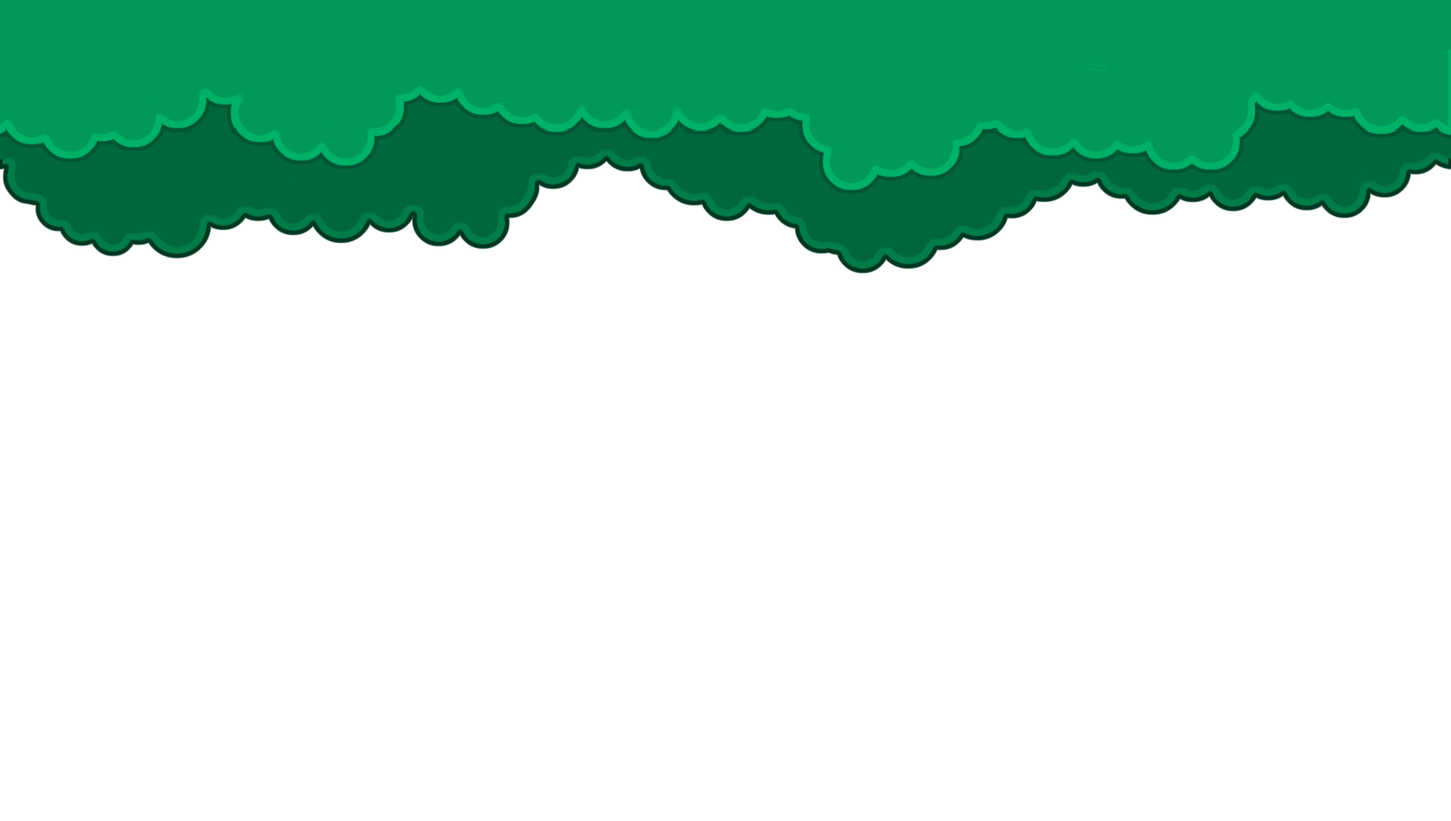
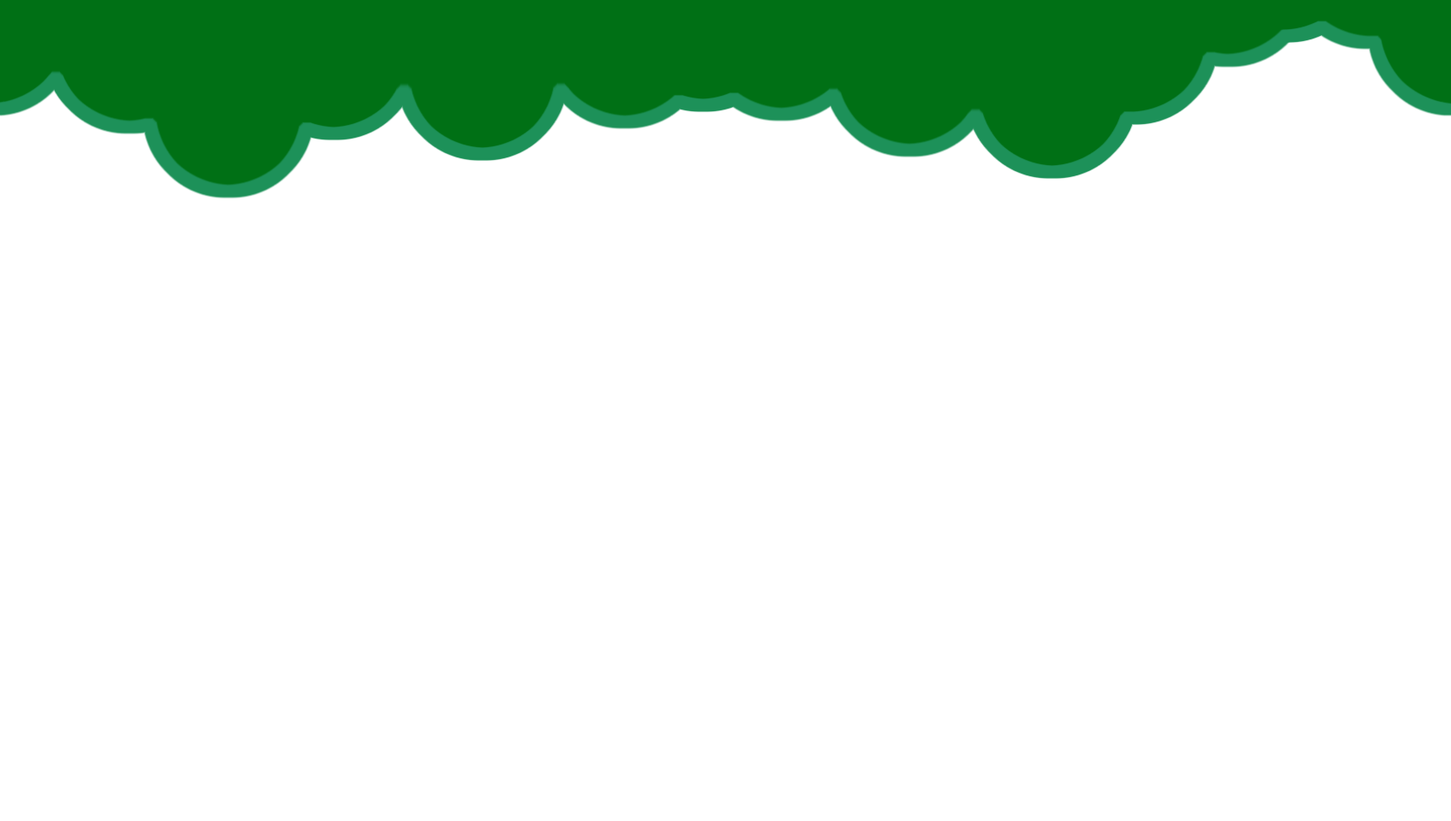
Two versions of the same layered image (1451px x 821px). Layer-by-layer changes:
showed "Calque 1", painted on it over [0, 0, 1451, 200]
hid "Calque 3" over [0, 0, 1451, 196]
hid "Calque 2" over [0, 0, 1451, 275]
